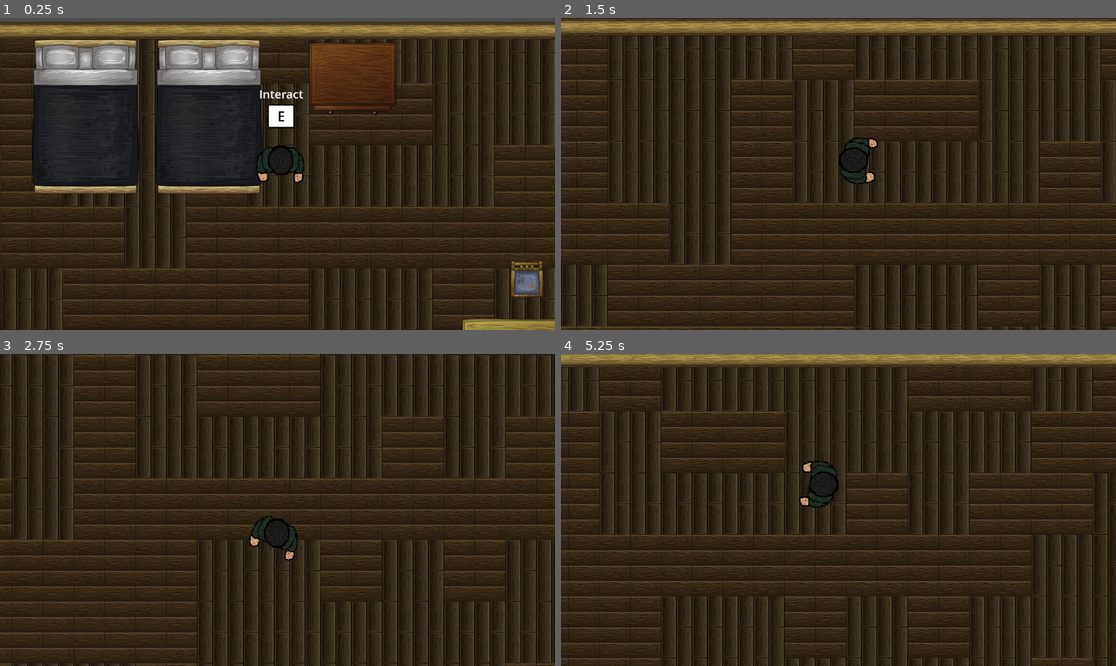
Above: before the commit, frames 1-4 (two rows, left to right).
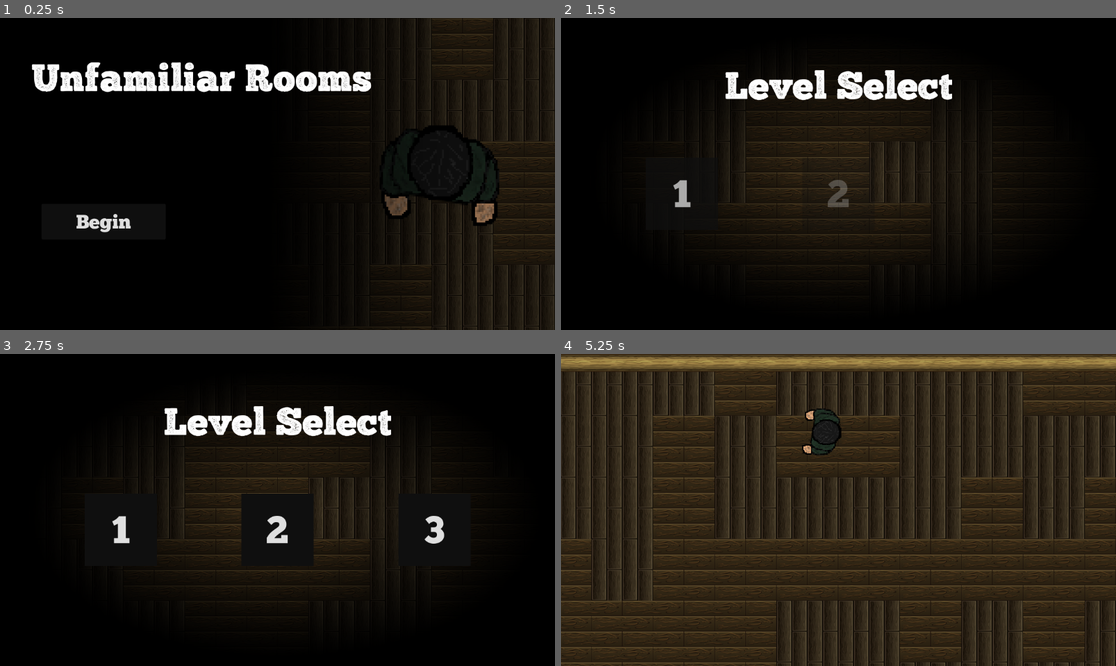
Above: after the commit, the same moments.

Repository: userbooi/Escape_Room
Game: Godot game, scene res://Scenes/main.tscn
Two runs of this game, one before a commit and one after it. Both use one fixed random seed, a clock stepped at 60 frames per second and the inputs below.
Inputs (mouse positions are in pixels of both pictures, inside the frame that each line leads up to):
- Up to frame 1 (0.25 s): no input
- Up to frame 2 (1.5 s): click (666, 220) at 0.5 s, where only the run after the commit has a clickable "Begin"; hold D (right) from 1.28 s (still down); tap H (deleteAll) at 1.35 s
- Up to frame 3 (2.75 s): release D (right) at 2.03 s; hold S (down) from 2.03 s (still down); tap E (interact) at 2.1 s
- Up to frame 4 (5.25 s): release S (down) at 2.75 s; click (683, 528) at 2.75 s, where only the run after the commit has a clickable "1"; hold D (right) 3.53-4.28 s; tap H (deleteAll) at 3.6, 5.1 s; hold W (up) 4.28-5.03 s; tap E (interact) at 4.35 s; hold A (left) from 5.03 s (still down)

The runs differ from the first frame. In frame 1, 80% of the frame differs, in the area x 0-100%, y 0-100%; in frame 2, 79%; in frame 3, 82%; in frame 4, 30%.

Commit message:
finished limiting accessible levels

Diff:
--- a/Scenes/UI/level_select.gd
+++ b/Scenes/UI/level_select.gd
@@ -27,4 +27,14 @@
 func show_buttons() -> void:
 	$AnimationPlayer.play("show_buttons")
 	await get_tree().create_timer(1).timeout
-	$Level1.enable_level_buttons(game_settings.level, game_settings.level_ready)
+	enable_level_buttons(game_settings.level, game_settings.level_ready)
+
+func disable_level_buttons() -> void:
+	for node in get_children():
+		if "Level" in node.name:
+			node.disabled = true
+
+func enable_level_buttons(level, ready_array) -> void:
+	for node in get_children():
+		if "Level" in node.name and node.level_num <= level and ready_array[node.level_num-1]:
+			node.disabled = false
--- a/Scenes/main.tscn
+++ b/Scenes/main.tscn
@@ -113,7 +113,7 @@
 player = NodePath("../Player")
 
 [node name="Player" parent="." instance=ExtResource("2_tn6y0")]
-position = Vector2(808, 296)
+position = Vector2(858, 353)
 
 [node name="Dialogue" parent="." node_paths=PackedStringArray("player") instance=ExtResource("5_epcgl")]
 visible = false
@@ -139,7 +139,7 @@
 [node name="TransitionRect" type="ColorRect" parent="."]
 offset_left = -1952.0
 offset_top = -12.0
-offset_bottom = 3330.0
+offset_bottom = 4406.0
 color = Color(0, 0, 0, 1)
 
 [node name="AnimationPlayer" type="AnimationPlayer" parent="."]
--- a/Scripts/game_setting.gd
+++ b/Scripts/game_setting.gd
@@ -16,7 +16,7 @@
 
 #===========================    TEST SETTINGS    ========================#
 @export var level = 1
-@export var curr_state = STATES.PLAYING
+@export var curr_state = STATES.START
 @export var special_events = ["ReTa1", "Seat2", "Clos1", "SpPl1"]
 @export var event_num = 0
 @export var found = false
--- a/Scripts/level_button.gd
+++ b/Scripts/level_button.gd
@@ -14,15 +14,4 @@
 
 
 func _on_pressed() -> void:
-	disable_level_buttons()
 	load_level.emit(level_num)
-
-func disable_level_buttons() -> void:
-	for node in get_parent().get_children():
-		if "Level" in node.name:
-			node.disabled = true
-
-func enable_level_buttons(level, ready_array) -> void:
-	for node in get_parent().get_children():
-		if "Level" in node.name and level_num <= level and ready_array[level_num-1]:
-			node.disabled = false
--- a/Scripts/main.gd
+++ b/Scripts/main.gd
@@ -37,10 +37,10 @@
 # Called when the node enters the scene tree for the first time.
 func _ready() -> void:
 	connect_signals()
-	#$Player.disable()
-	#set_up_UI()
+	$Player.disable()
+	set_up_UI()
 
-	set_up_level(game_settings.level)
+	#set_up_level(game_settings.level)
 
 # Called every frame. 'delta' is the elapsed time since the previous frame.
 func _process(delta: float) -> void:
@@ -96,9 +96,10 @@
 	$LevelSelect.show_buttons()
 
 func _transition_to_play(level):
+	$LevelSelect.disable_level_buttons()
 	game_settings.curr_state = game_settings.STATES.PLAYING
 	$AnimationPlayer.play("transition_in")
-	await get_tree().create_timer(0.25).timeout
+	await get_tree().create_timer(0.5).timeout
 	set_up_level(level)
 	$Player.enable()
 	$AnimationPlayer.play("transition_out")
--- a/Scripts/player.gd
+++ b/Scripts/player.gd
@@ -1,8 +1,7 @@
 extends CharacterBody2D
 signal interact
 
-@export var SPEED = 300.0
-
+@export var SPEED = 250.0
 
 var movable = true
 var interactable = false
@@ -101,7 +100,7 @@
 		move_and_slide()
 
 func reset_pos():
-	position = Vector2(808, 296)
+	position = Vector2(858, 353)
 
 func set_camera_limits(room, level):
 	$Camera2D.limit_left = game_settings.levels_camera_limit[level-1][room][0]
--- a/game_setting/game_setting.tres
+++ b/game_setting/game_setting.tres
@@ -5,8 +5,9 @@
 [resource]
 script = ExtResource("1_ejmar")
 level = 1
-curr_state = 2
+curr_state = 0
 special_events = ["ReTa1", "Seat2", "Clos1", "SpPl1"]
 event_num = 0
 found = false
 curr_room = "Bedroom"
+level_ready = [true, false, false]
